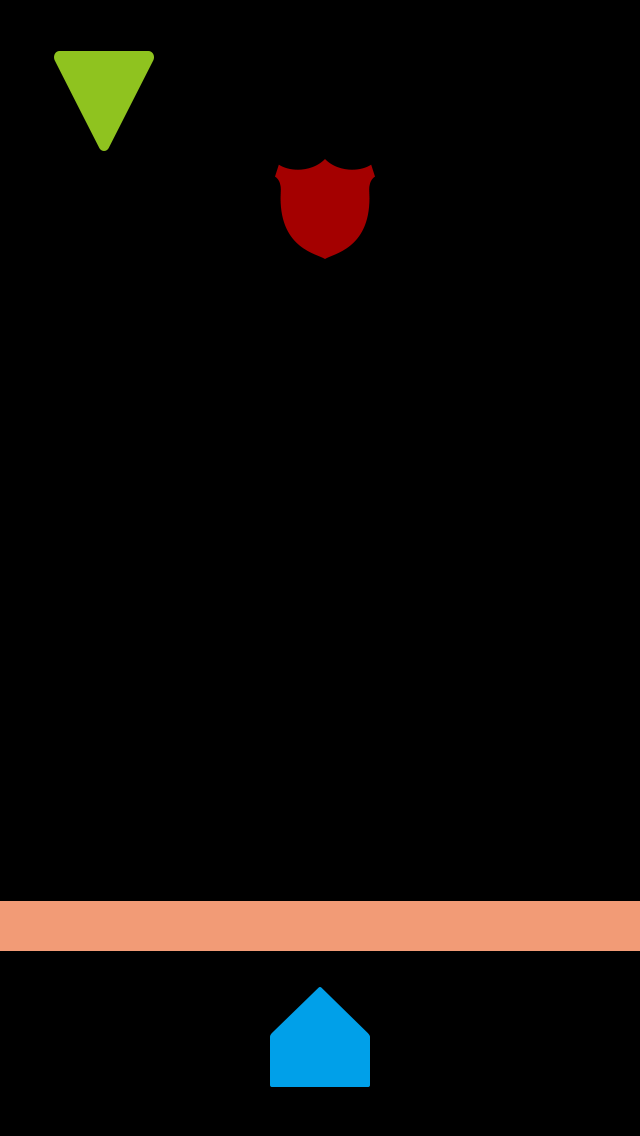
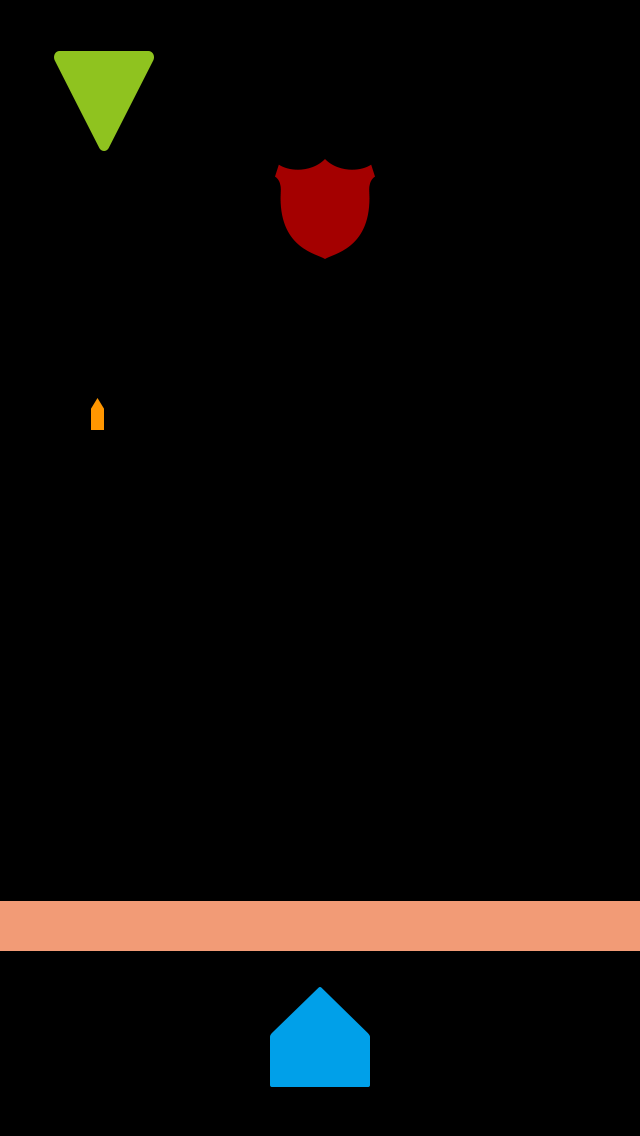
Two versions of the same layered image (640x1136). Layer-by-layer changes:
added layer "bullet" above "enemy02" over [left=91, top=398, right=104, bottom=430]
